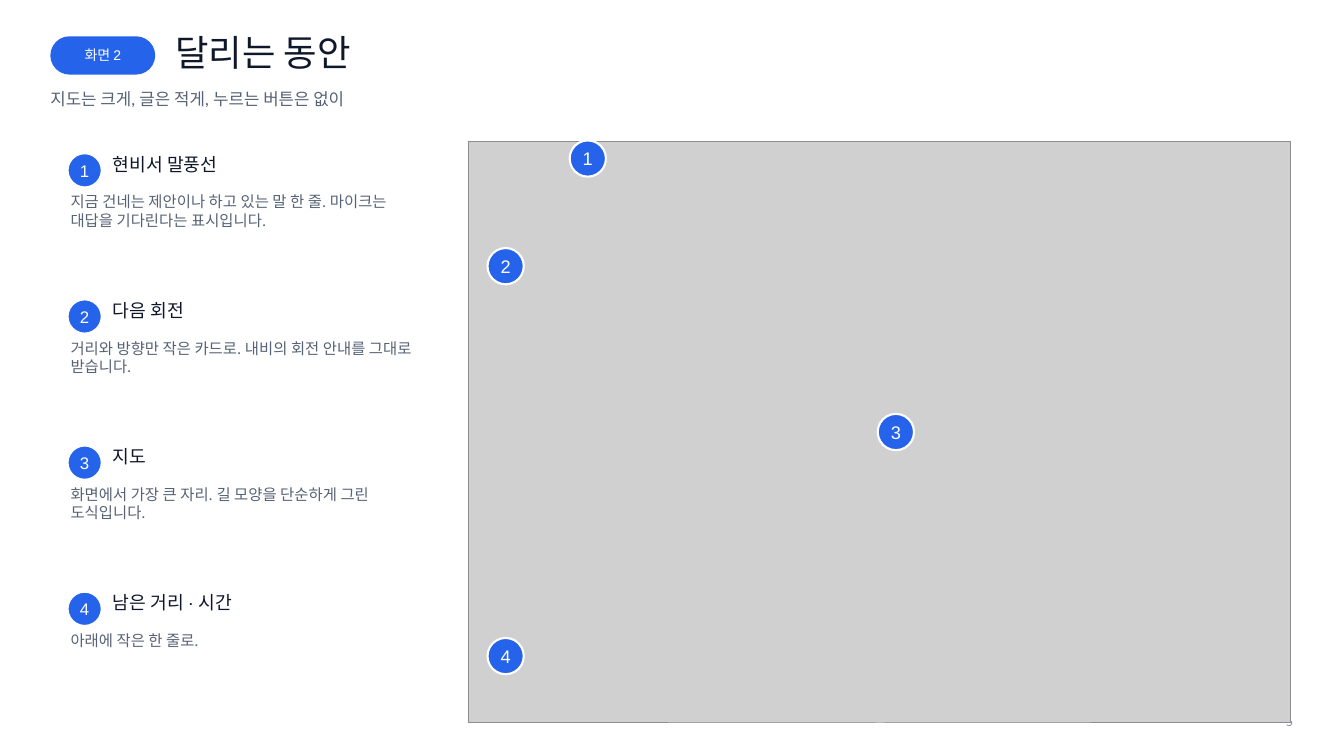
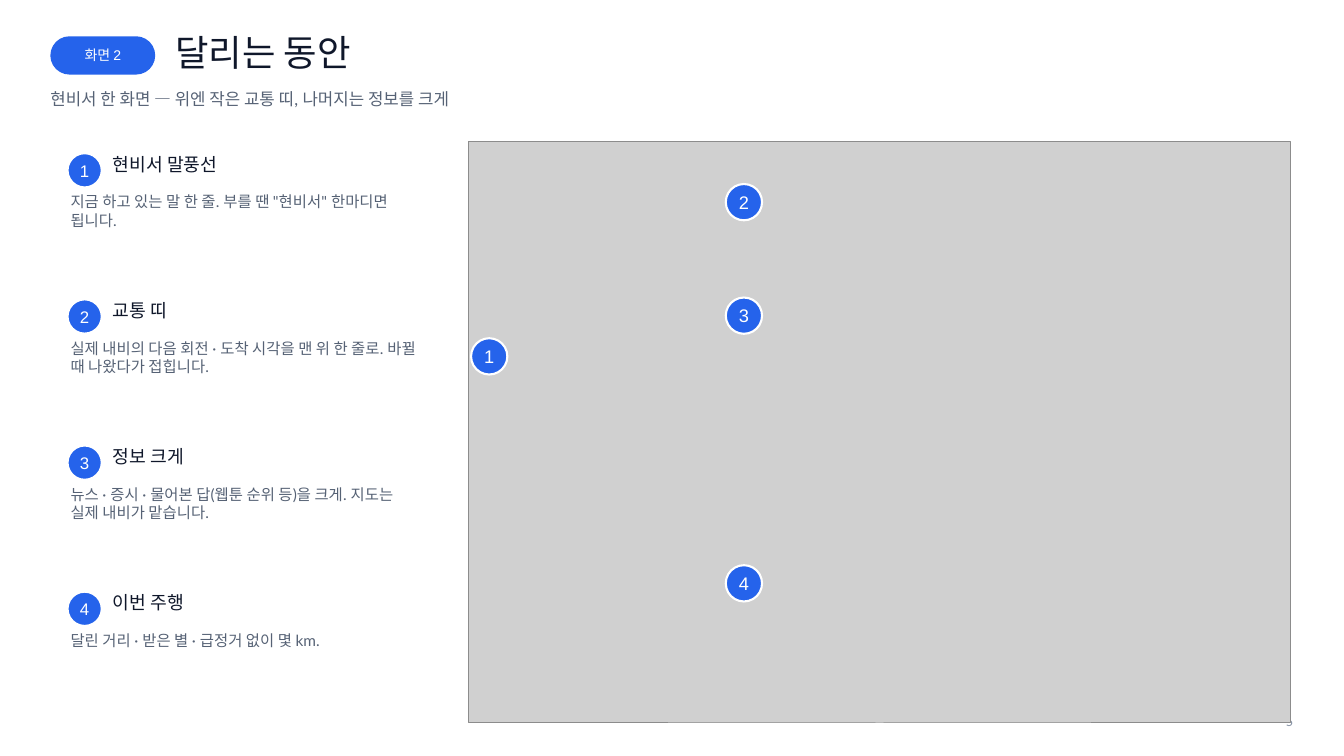
Before and after one commit to somanghao/hyunbiseo, a slide deck: slide 5 of docs/submission/현비서_소개자료.pptx. Drawn at 1344x756 pixels with LibreOffice and Linux fonts; fonts in the diff are those of the drawing; grey boxes stand for pictures; background and template pictures are left out. Boxes give left, top, right and bottom in pixels: in the first picture for what was removed or moved away, otherwise in the second. Text is boxed around its words. In the diff, an @@ line names an element or a change of style, - is before the commit and + after.

```diff
--- a/docs/submission/현비서_소개자료.pptx
+++ b/docs/submission/현비서_소개자료.pptx
@@ text at (50,91,449,107): text changed @@
-지도는 크게, 글은 적게, 누르는 버튼은 없이
+현비서 한 화면 — 위엔 작은 교통 띠, 나머지는 정보를 크게
@@ text at (71,194,388,227): text changed @@
-지금 건네는 제안이나 하고 있는 말 한 줄. 마이크는 대답을 기다린다는 표시입니다.
+지금 하고 있는 말 한 줄. 부를 땐 "현비서" 한마디면 됩니다.
@@ ellipse "2": place and size @@
-ellipse "2" at (488,248,524,284)
+ellipse "2" at (726,185,762,221)
@@ ellipse "3": place and size @@
-ellipse "3" at (878,414,914,451)
+ellipse "3" at (726,297,762,334)
@@ text at (113,302,167,319): text changed @@
-다음 회전
+교통 띠
@@ text at (71,341,415,373): text changed @@
-거리와 방향만 작은 카드로. 내비의 회전 안내를 그대로 받습니다.
+실제 내비의 다음 회전 · 도착 시각을 맨 위 한 줄로. 바뀔 때 나왔다가 접힙니다.
@@ ellipse "1": place and size @@
-ellipse "1" at (570,140,606,176)
+ellipse "1" at (471,339,507,375)
@@ text at (113,448,183,465): text changed @@
-지도
+정보 크게
@@ text at (71,487,394,519): text changed @@
-화면에서 가장 큰 자리. 길 모양을 단순하게 그린 도식입니다.
+뉴스 · 증시 · 물어본 답(웹툰 순위 등)을 크게. 지도는 실제 내비가 맡습니다.
@@ ellipse "4": place and size @@
-ellipse "4" at (488,638,524,675)
+ellipse "4" at (726,566,762,602)
@@ text at (113,594,183,611): text changed @@
-남은 거리 · 시간
+이번 주행
@@ text at (71,633,320,647): text changed @@
-아래에 작은 한 줄로.
+달린 거리 · 받은 별 · 급정거 없이 몇 km.
```
Also in this commit, not shown: 11 other slides changed, 4 slides added, 20 other files.
